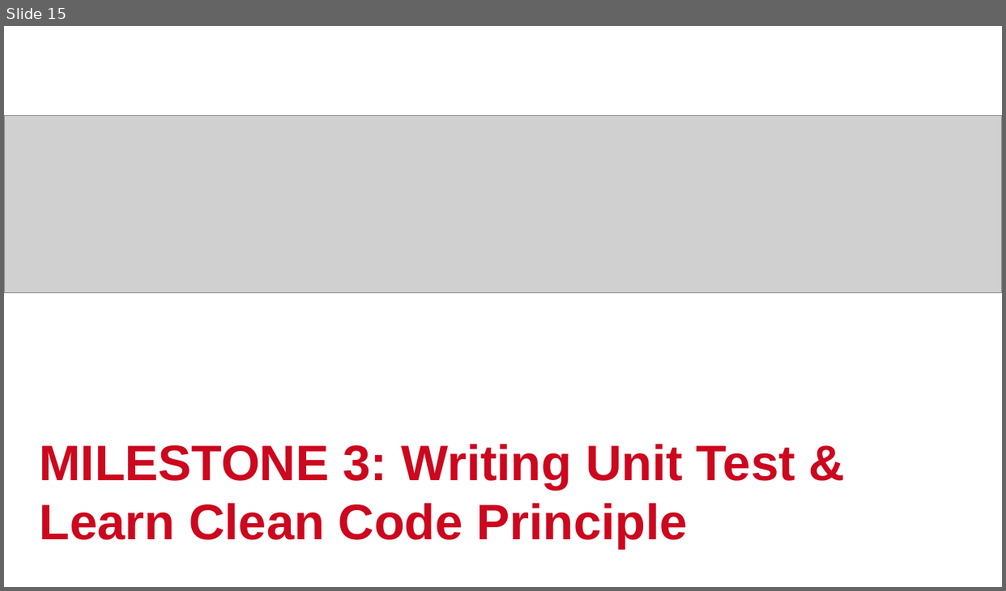
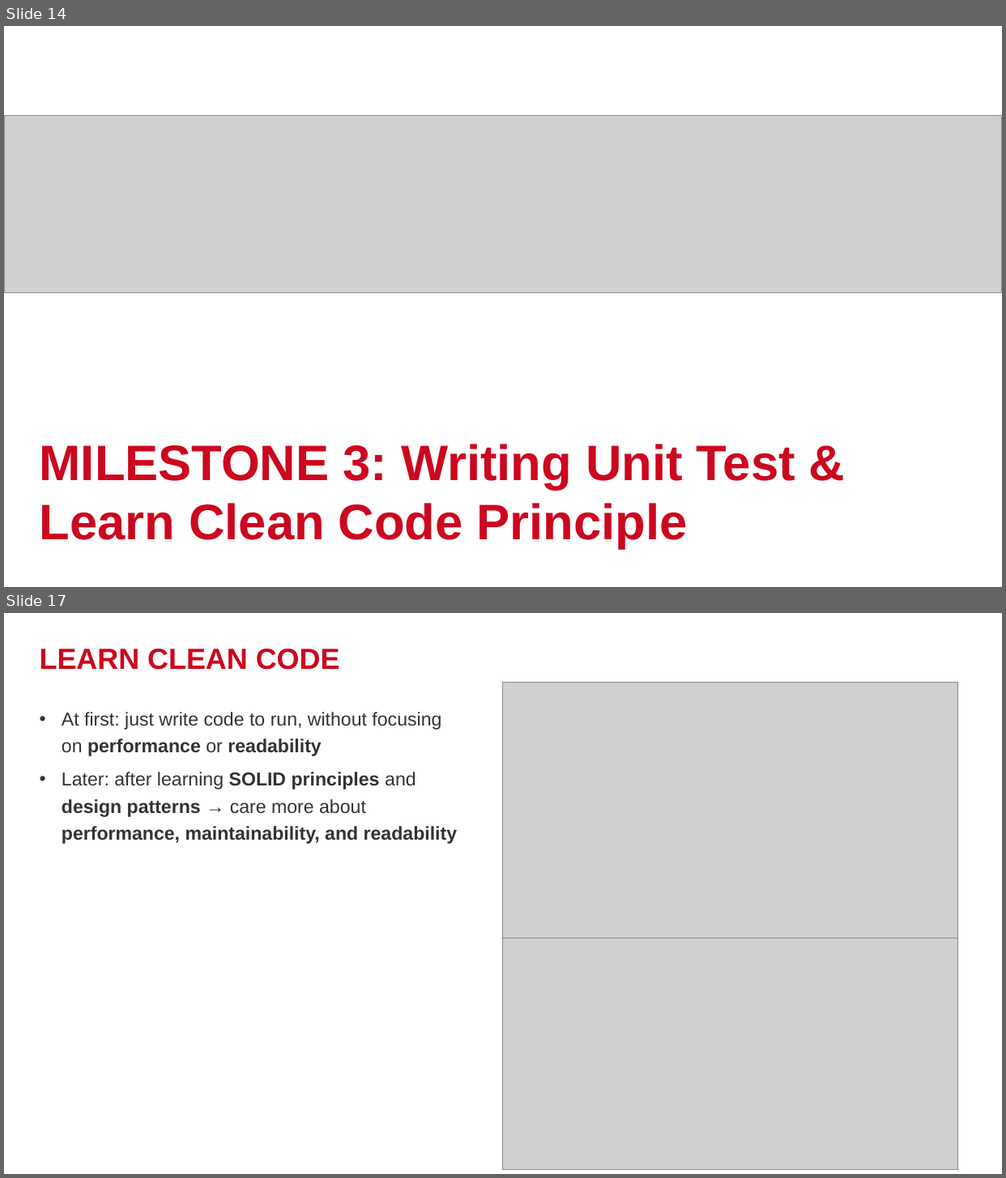
Before and after one commit to phmquan/YPP4-QuanPhan, a slide deck: document/QuanPhan_MilestonePreview.pptx. Shown one above the other, each under a label of ours: slide 15 before the commit, slides 14 and 17 after it; the slides between them are not shown. The pictures are 1006x591 and 1006x1178 pixels, drawn with LibreOffice and Linux fonts; fonts in the diff are those of the drawing; grey boxes stand for pictures; background and template pictures are left out. Boxes give left, top, right and bottom in pixels: in the first picture for what was removed or moved away, otherwise in the second. Text is boxed around its words. In the diff, an @@ line names an element or a change of style, - is before the commit and + after.

```diff
--- a/document/QuanPhan_MilestonePreview.pptx
+++ b/document/QuanPhan_MilestonePreview.pptx
@@ slide 17 added at [4, 613, 1002, 1174], background #FFFFFF @@
@@ title added at [40, 649, 340, 670], 28 pt, text #CC071E, bold @@
+LEARN CLEAN CODE
@@ picture added at [503, 683, 957, 939] @@
@@ text added at [62, 712, 457, 844], 18 pt, text #333333, bold @@
+• At first: just write code to run, without focusing on performance or readability
+• Later: after learning SOLID principles and design patterns → care more about performance, maintainability, and readability
@@ picture added at [503, 939, 957, 1170] @@
@@ what was slide 15 is now slide 14 @@
```
Also in this commit, not shown: 2 slides changed, 11 slides removed, 5 other files.
